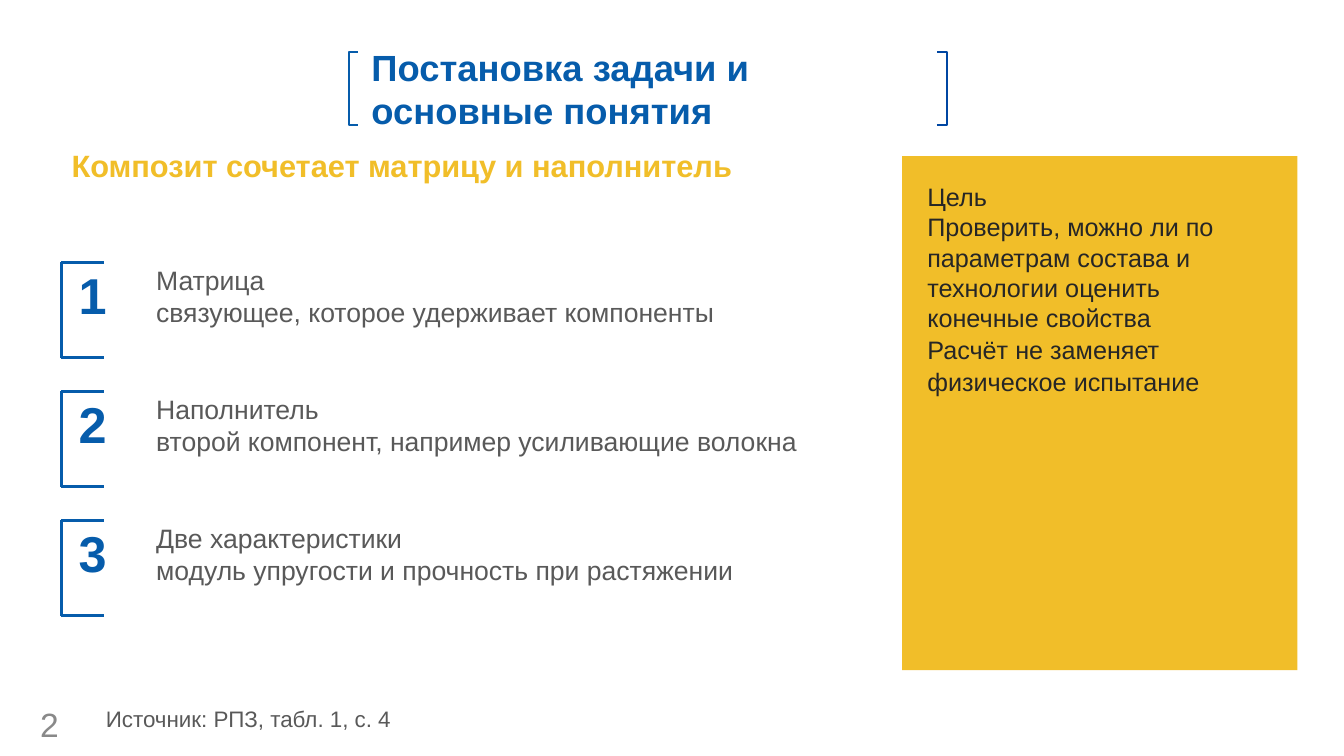
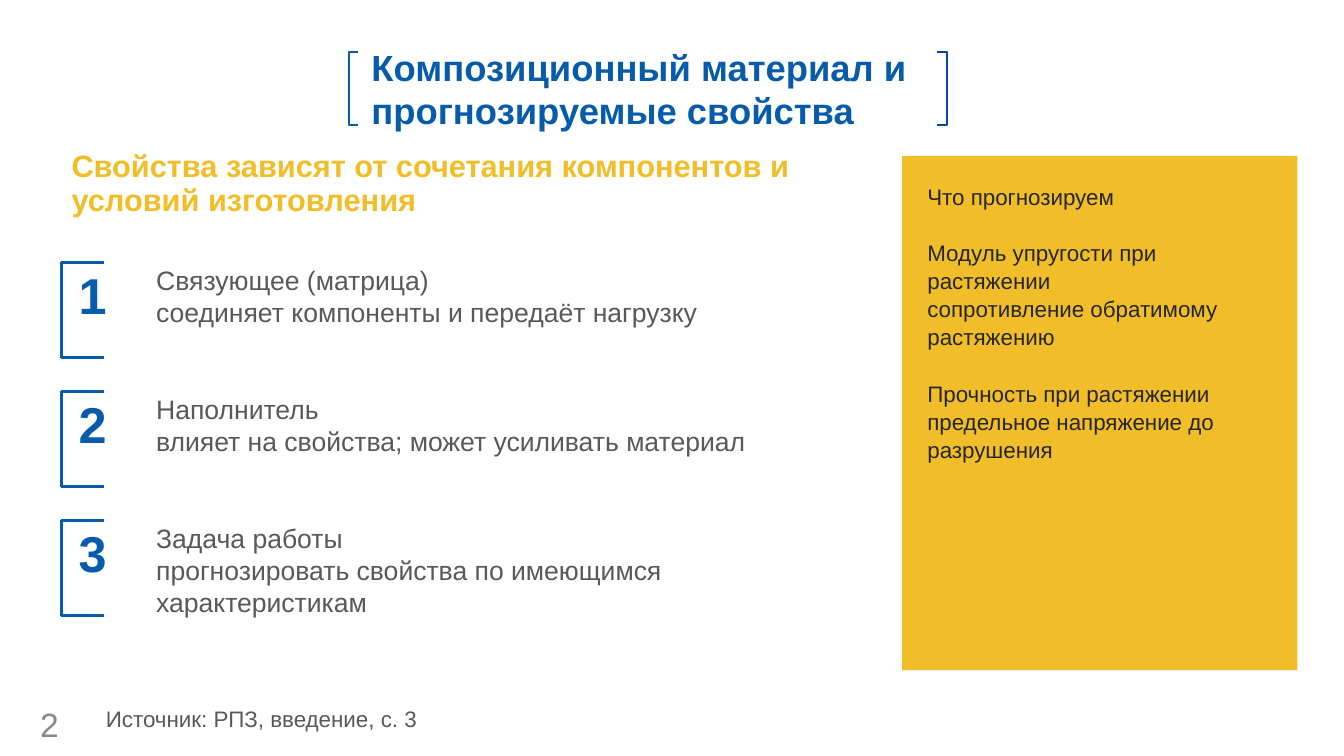
Before and after one commit to fpvcstep/composites-property-prediction, a slide deck: slide 2 of presentation/Презентация.pptx. Drawn at 1344x756 pixels with LibreOffice and Linux fonts; fonts in the diff are those of the drawing; background and template pictures are left out. Boxes give left, top, right and bottom in pixels: in the first picture for what was removed or moved away, otherwise in the second. Text is boxed around its words. In the diff, an @@ line names an element or a change of style, - is before the commit and + after.

```diff
--- a/presentation/Презентация.pptx
+++ b/presentation/Презентация.pptx
@@ text in rectangle at [371,54,906,132]: text changed @@
-Постановка задачи и основные понятия
+Композиционный материал и прогнозируемые свойства
@@ text at [72,154,789,216]: text changed @@
-Композит сочетает матрицу и наполнитель
+Свойства зависят от сочетания компонентов и условий изготовления
@@ text at [927,189,1217,463]: text changed; size 18 to 16 pt @@
-Цель
-Проверить, можно ли по параметрам состава и технологии оценить конечные свойства
-Расчёт не заменяет физическое испытание
+Что прогнозируем
+Модуль упругости при растяжении
+сопротивление обратимому растяжению
+Прочность при растяжении
+предельное напряжение до разрушения
@@ text at [156,270,697,328]: text changed @@
-Матрица
-связующее, которое удерживает компоненты
+Связующее (матрица)
+соединяет компоненты и передаёт нагрузку
@@ text at [156,400,745,457]: text changed @@
-Наполнитель
-второй компонент, например усиливающие волокна
+Наполнитель
+влияет на свойства; может усиливать материал
@@ text at [156,528,661,617]: text changed @@
-Две характеристики
-модуль упругости и прочность при растяжении
+Задача работы
+прогнозировать свойства по имеющимся характеристикам
@@ text at [106,711,416,732]: text changed @@
-Источник: РПЗ, табл. 1, с. 4
+Источник: РПЗ, введение, с. 3
```
Also in this commit, not shown: 2 other slides changed, 5 other files.
